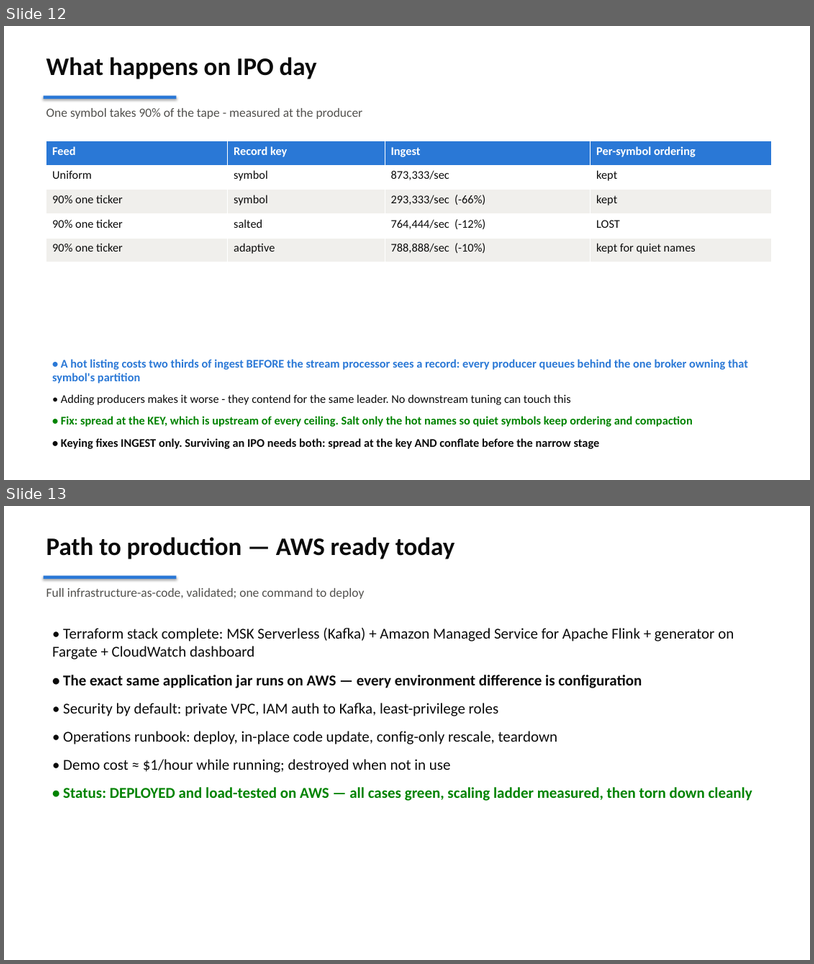
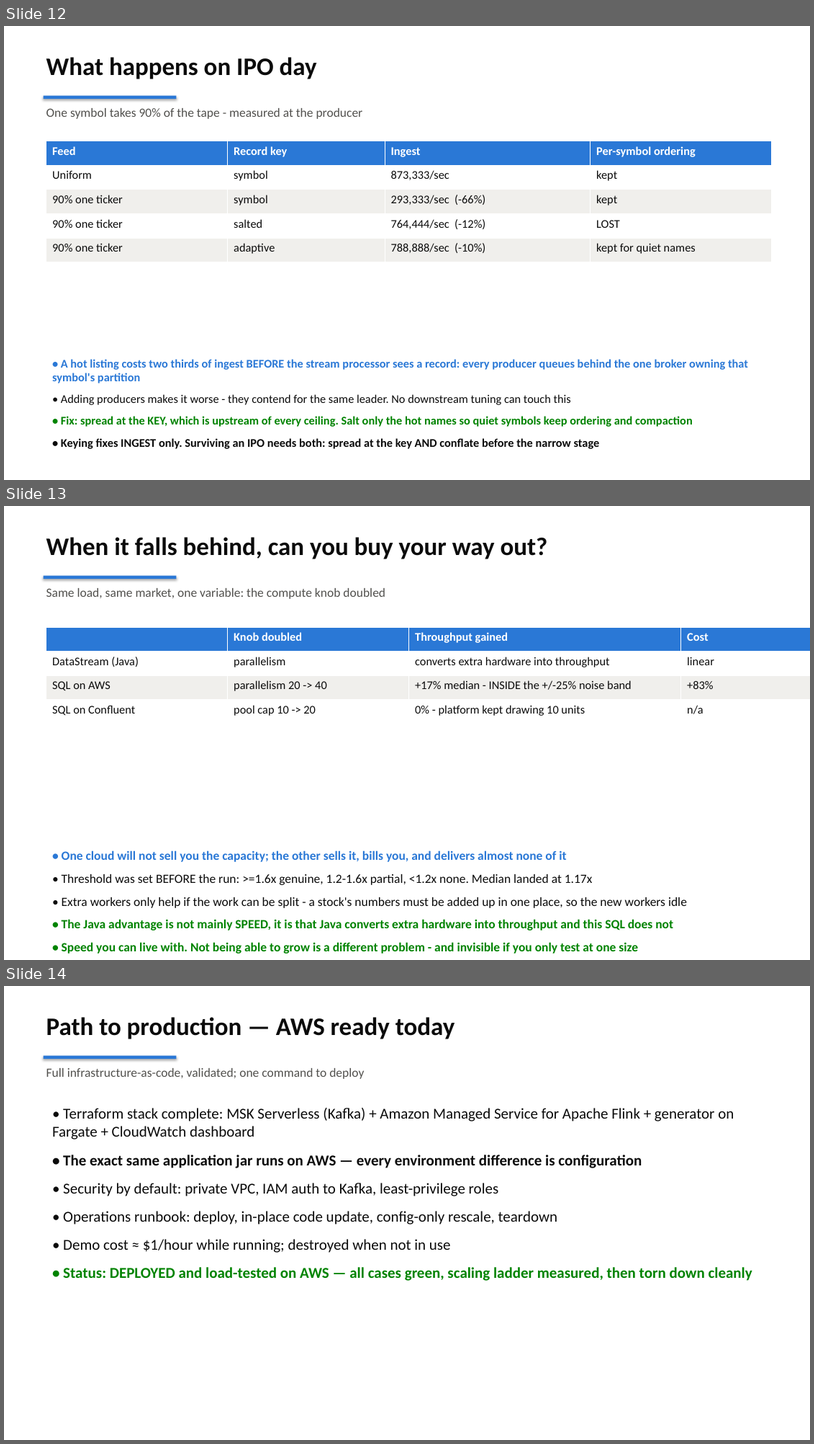
Before and after one commit to jimzucker/flink-fable5, a slide deck: docs/flink-demo-exec-briefing.pptx. Shown one above the other, each under a label of ours: slides 12 and 13 before the commit, slides 12, 13 and 14 after it. The pictures are 814x964 and 814x1444 pixels, drawn with LibreOffice and Linux fonts; fonts in the diff are those of the drawing. Boxes give left, top, right and bottom in pixels: in the first picture for what was removed or moved away, otherwise in the second. Text is boxed around its words. In the diff, an @@ line names an element or a change of style, - is before the commit and + after.

```diff
--- a/docs/flink-demo-exec-briefing.pptx
+++ b/docs/flink-demo-exec-briefing.pptx
@@ slide 13 added at <box>4,506,810,960</box>, background #FFFFFF @@
@@ text added at <box>46,537,548,559</box>, 30 pt, text #0B0B0B, bold @@
+When it falls behind, can you buy your way out?
@@ rectangle added at <box>44,576,176,579</box>, fill #2A78D6 @@
@@ text added at <box>46,588,386,599</box>, 15 pt, text #52514E @@
+Same load, same market, one variable: the compute knob doubled
@@ table added at <box>46,627,810,723</box>, 4 rows, 4 columns @@
+ | Knob doubled | Throughput gained | Cost
+DataStream (Java) | parallelism | converts extra hardware into throughput | linear
+SQL on AWS | parallelism 20 -> 40 | +17% median - INSIDE the +/-25% noise band | +83%
+SQL on Confluent | pool cap 10 -> 20 | 0% - platform kept drawing 10 units | n/a
@@ text added at <box>62,850,687,953</box>, 15 pt, text #008300, bold @@
+• One cloud will not sell you the capacity; the other sells it, bills you, and delivers almost none of it
+• Threshold was set BEFORE the run: >=1.6x genuine, 1.2-1.6x partial, <1.2x none. Median landed at 1.17x
+• Extra workers only help if the work can be split - a stock's numbers must be added up in one place, so the new workers idle
+• The Java advantage is not mainly SPEED, it is that Java converts extra hardware into throughput and this SQL does not
+• Speed you can live with. Not being able to grow is a different problem - and invisible if you only test at one size
@@ what was slide 13 is now slide 14 @@
```
Also in this commit, not shown: 2 other files.
